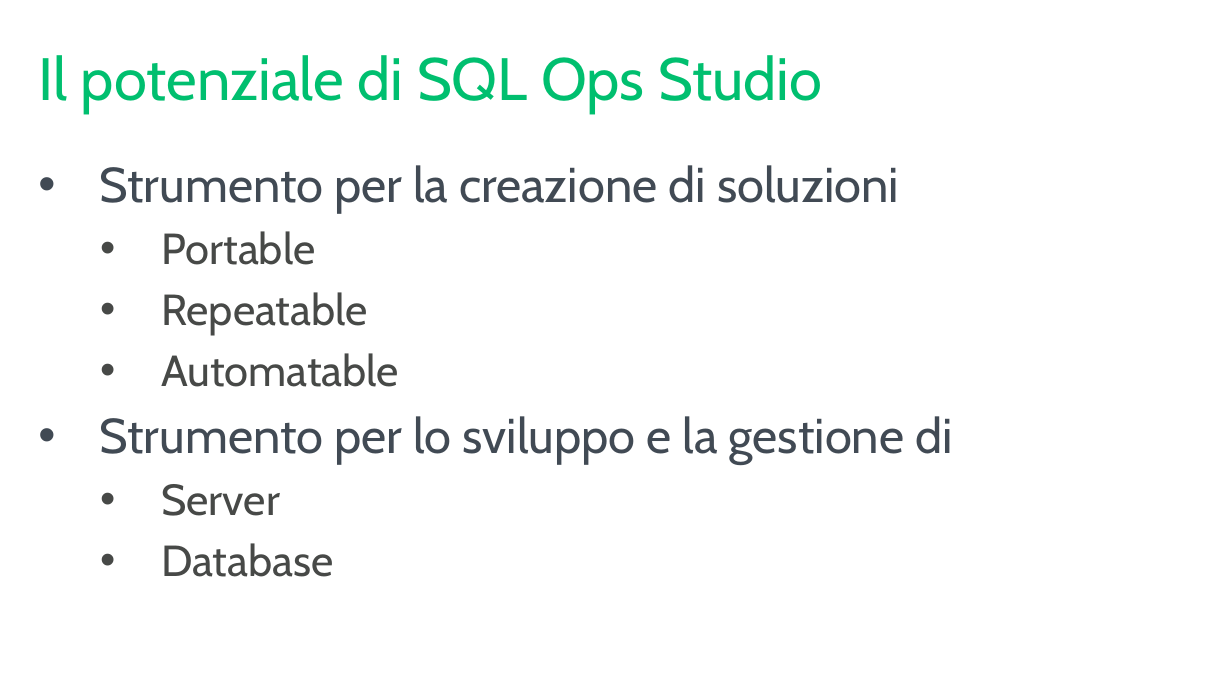
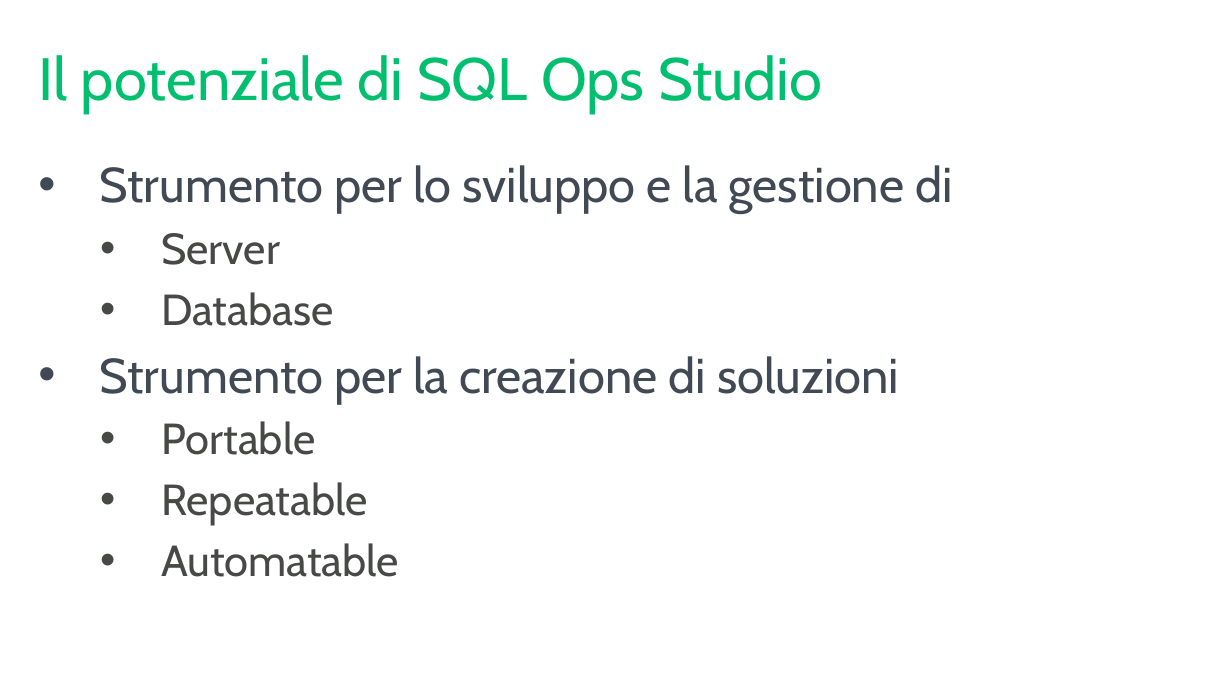
Before and after one commit to mrg3d/demo-opsstudio-repo, a slide deck: slide 30 of Introducing SQL Operations Studio.pptx. Drawn at 1232x693 pixels with LibreOffice and Linux fonts; fonts in the diff are those of the drawing; background and template pictures are left out. Boxes give left, top, right and bottom in pixels: in the first picture for what was removed or moved away, otherwise in the second. Text is boxed around its words. In the diff, an @@ line names an element or a change of style, - is before the commit and + after.

```diff
--- a/Introducing SQL Operations Studio.pptx
+++ b/Introducing SQL Operations Studio.pptx
@@ text at [100, 165, 953, 326]: paragraphs added @@
+• Strumento per lo sviluppo e la gestione di
+  • Server
+  • Database
@@ text at [100, 416, 953, 577]: paragraphs removed @@
-• Strumento per lo sviluppo e la gestione di
-  • Server
-  • Database
```
Also in this commit, not shown: 2 other slides changed.
